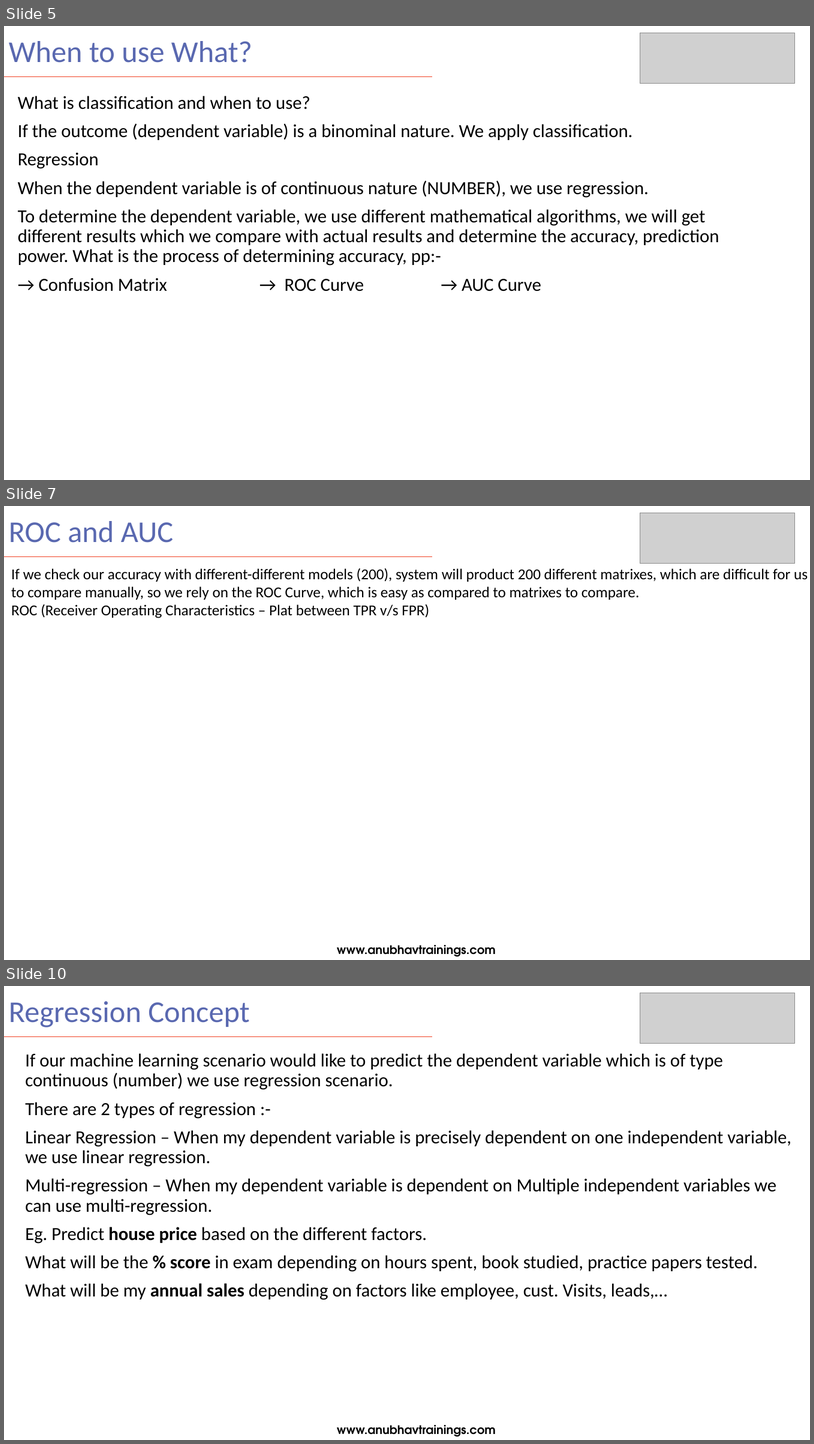
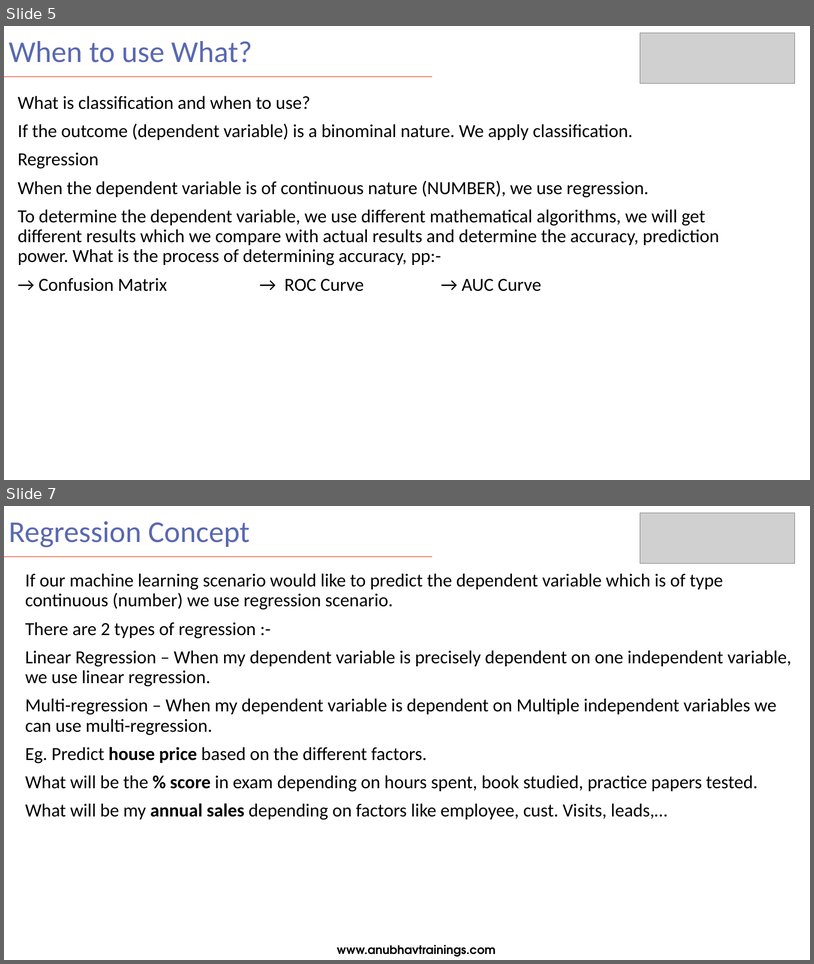
Before and after one commit to samui5/saccorptraining, a slide deck: day 8/SAC_Training Day 8.pptx. Shown one above the other, each under a label of ours: slides 5, 7 and 10 before the commit, slides 5 and 7 after it; the slides between them are not shown. The pictures are 814x1444 and 814x964 pixels, drawn with LibreOffice and Linux fonts; fonts in the diff are those of the drawing; grey boxes stand for pictures. Boxes give left, top, right and bottom in pixels: in the first picture for what was removed or moved away, otherwise in the second. Text is boxed around its words. In the diff, an @@ line names an element or a change of style, - is before the commit and + after.

Commit message:
day8

```diff
--- a/day 8/SAC_Training Day 8.pptx
+++ b/day 8/SAC_Training Day 8.pptx
@@ slide 7 removed at (x1=4, y1=506, x2=810, y2=960), background #FFFFFF @@
@@ title removed at (x1=9, y1=521, x2=174, y2=543) @@
-ROC and AUC
@@ picture removed at (x1=641, y1=513, x2=795, y2=564) @@
@@ line removed from (4, 557) to (433, 557) @@
@@ text removed at (x1=11, y1=568, x2=808, y2=618) @@
-If we check our accuracy with different-different models (200), system will product 200 different matrixes, which are difficult for us to compare manually, so we rely on the ROC Curve, which is easy as compared to matrixes to compare.
-ROC (Receiver Operating Characteristics – Plat between TPR v/s FPR)
@@ text removed at (x1=337, y1=945, x2=496, y2=957) @@
-www.anubhavtrainings.com
@@ what was slide 10 is now slide 7 @@
```
Also in this commit, not shown: 3 other slides removed.
